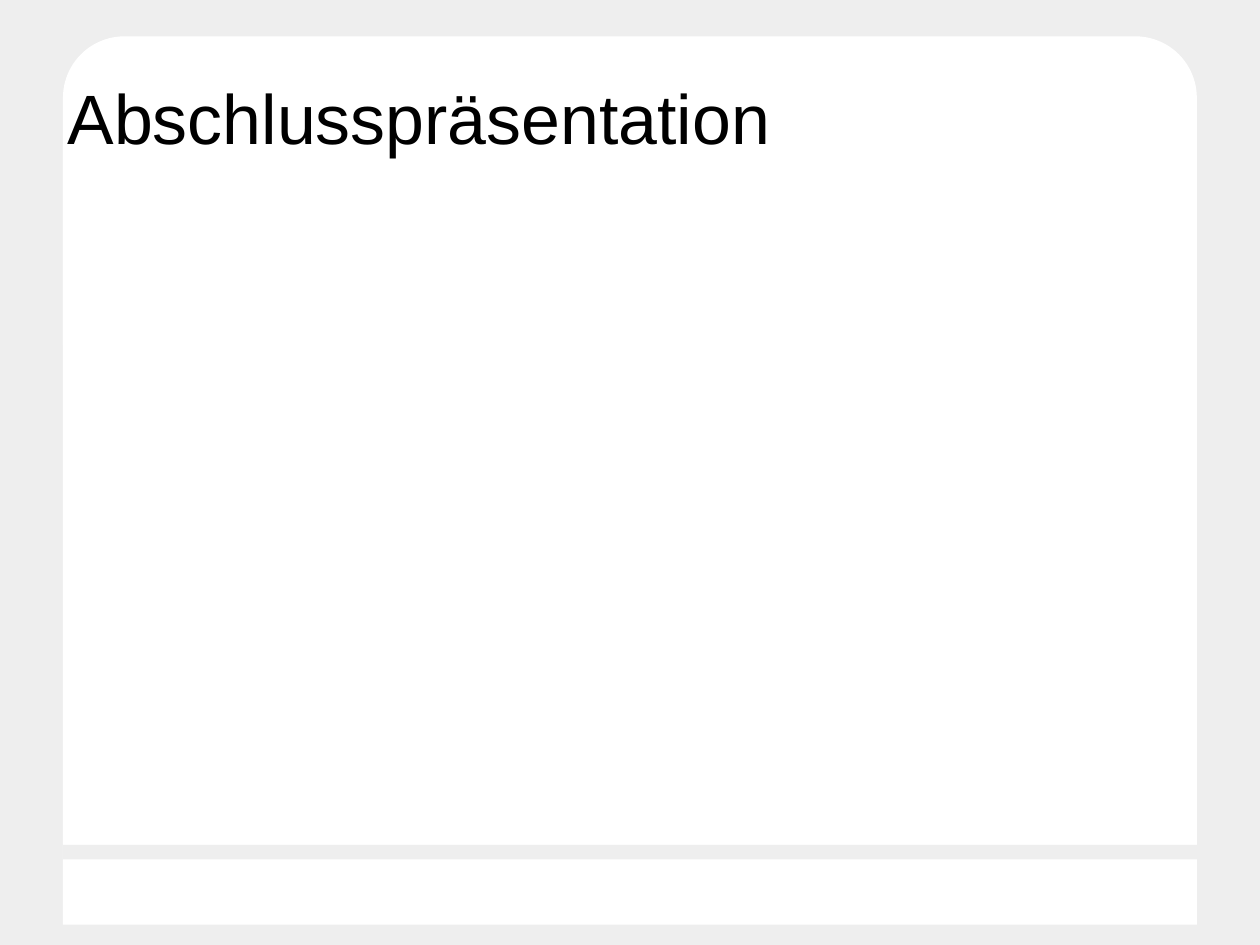
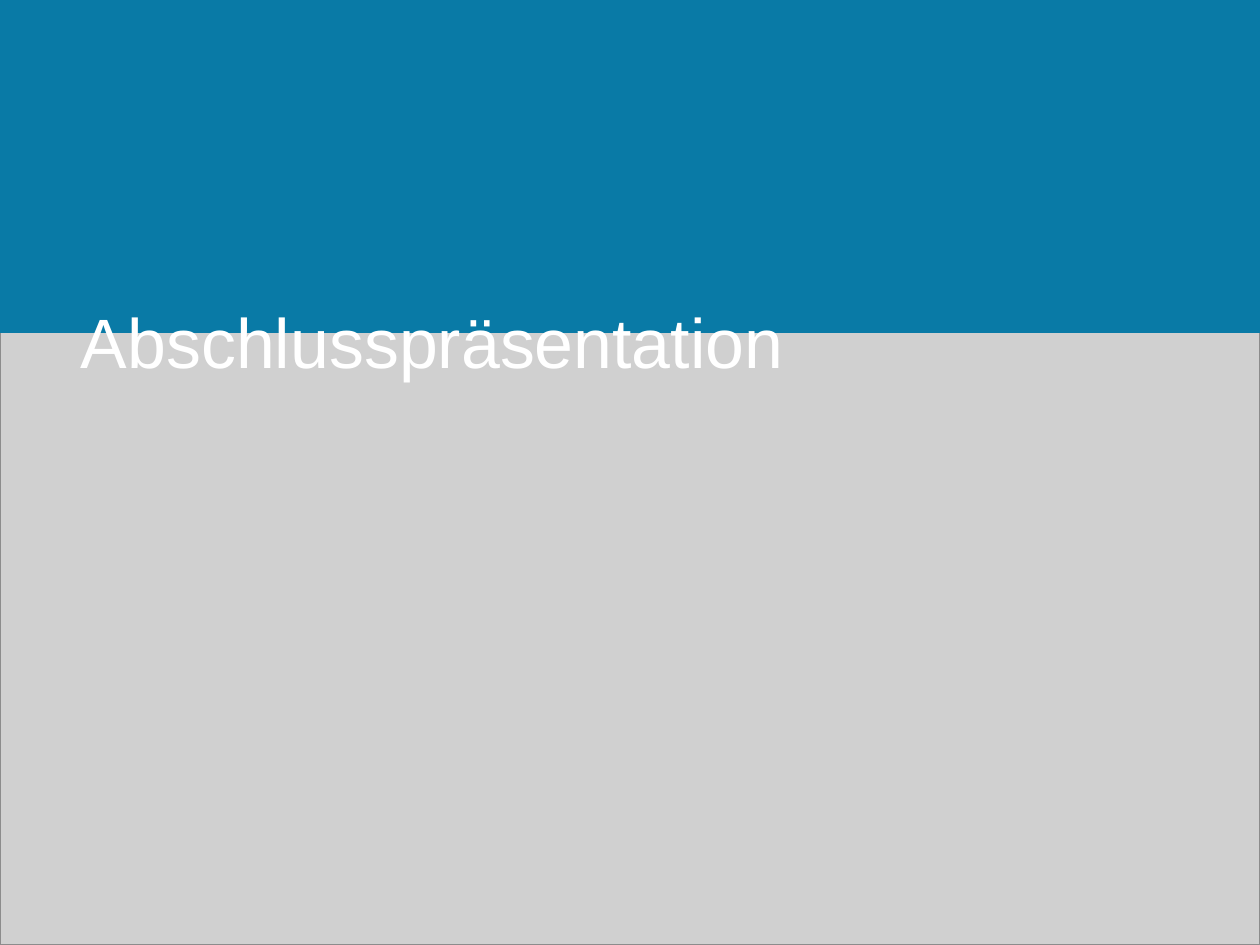
Before and after one commit to Die-anonymen-PSEler/archive, a slide deck: slide 1 of pse-5/final-presentation.odp. Drawn at 1260x945 pixels with LibreOffice and Linux fonts; fonts in the diff are those of the drawing; grey boxes stand for pictures; background and template pictures are left out. Boxes give left, top, right and bottom in pixels: in the first picture for what was removed or moved away, otherwise in the second. Text is boxed around its words. In the diff, an @@ line names an element or a change of style, - is before the commit and + after.

```diff
--- a/pse-5/final-presentation.odp
+++ b/pse-5/final-presentation.odp
@@ background #EEEEEE to #0084D1 @@
@@ rectangle added at (0, 0, 1260, 333), fill #097AA6 @@
@@ title "Abschlusspräsentation": place and size @@
-title "Abschlusspräsentation" at (67, 93, 769, 157)
+title "Abschlusspräsentation" at (81, 312, 783, 381)
@@ title "Abschlusspräsentation" at (81, 312, 783, 381): text colour #000000 to #FFFFFF @@
@@ picture added at (0, 330, 1260, 945) @@
@@ rectangle removed at (63, 845, 1197, 860) @@
```
Also in this commit, not shown: 3 other slides changed, 4 slides added, 1 slide removed, 1 other file.
